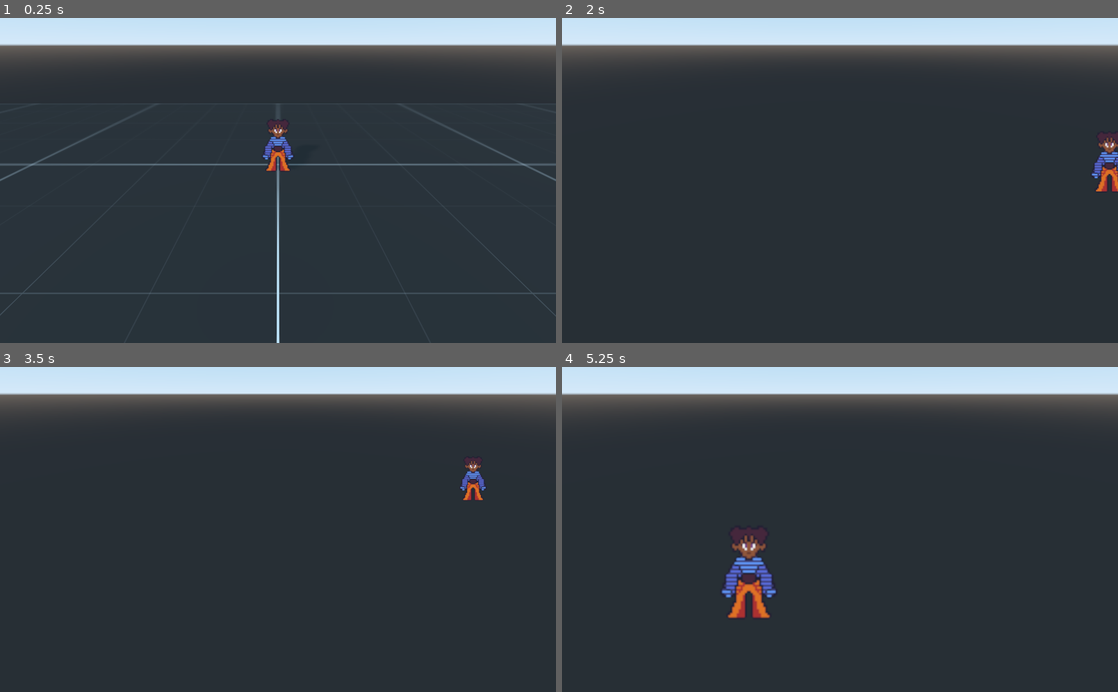
Above: before the commit, frames 1-4 (two rows, left to right).
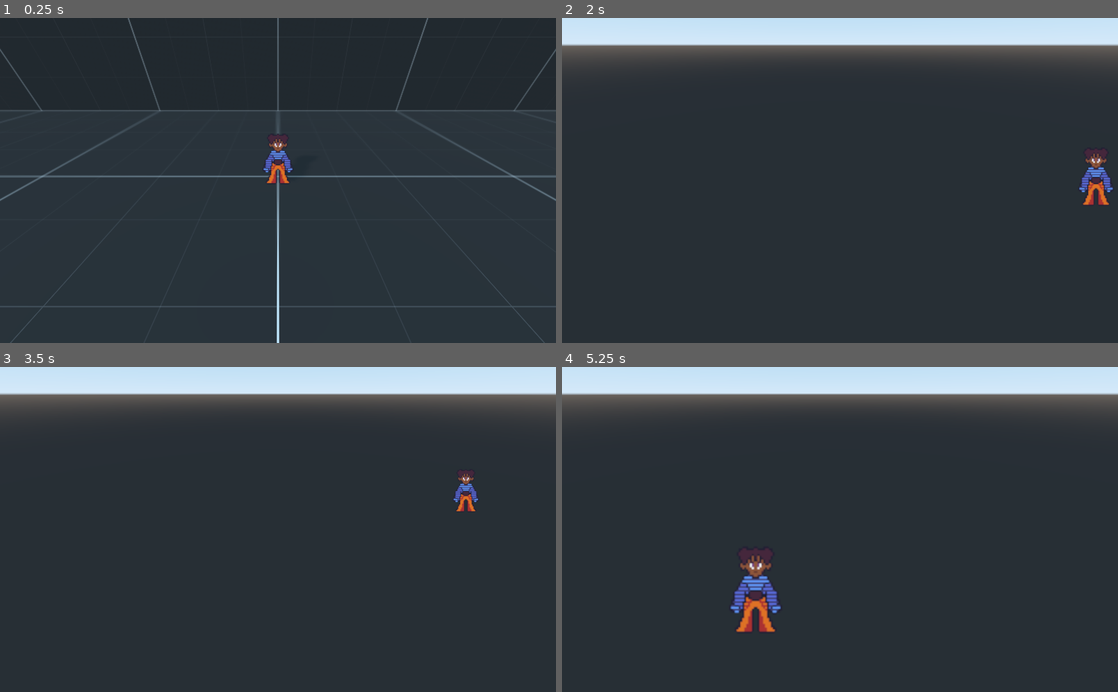
Above: after the commit, the same moments.

Repository: mozes-lol/dec-2022-chrono-arcana
Game: Godot game, scene res://2.5DMapPrototype.tscn
The game is run twice, just before and just after one commit, with the same random seed, the same clock (stepped at 60 frames per second) and the same inputs. This scene is started directly instead of the project's main scene.
Inputs (mouse positions are in pixels of both pictures, inside the frame that each line leads up to):
- Up to frame 1 (0.25 s): no input
- Up to frame 2 (2 s): move the mouse to (962, 164) at 0.52 s; hold D (move_right) 0.53-1.28 s; hold Shift (shift) 0.53-1.28 s; move the mouse to (728, 196) at 1.27 s; hold S (move_down) from 1.28 s (still down); tap Space (space) at 1.35 s
- Up to frame 3 (3.5 s): move the mouse to (333, 458) at 2.02 s; release S (move_down) at 2.03 s; hold D (move_right) 2.03-2.78 s; hold Shift (shift) 2.03-2.78 s; tap Enter at 2.75 s; move the mouse to (250, 594) at 2.77 s; hold W (move_up) from 2.78 s (still down); tap Space (space) at 2.85 s
- Up to frame 4 (5.25 s): move the mouse to (1006, 578) at 3.52 s; release W (move_up) at 3.53 s; hold Shift (shift) 3.53-4.28 s; hold A (move_left) 3.53-5.03 s; tap Space (space) at 4.25, 4.35 s; move the mouse to (673, 480) at 4.27 s; move the mouse to (867, 529) at 5.02 s; hold S (move_down) from 5.03 s (still down); hold Shift (shift) from 5.03 s (still down)

The runs differ from the first frame. In frame 1, 17% of the frame differs, in the area x 0-100%, y 0-100%; in frame 2, 0.9%; in frame 3, 0.5%; in frame 4, 2.0%.
Error in both runs: Invalid set index 'disabled' (on base: 'null instance') with value of type 'bool'. (res://2.5DPlayerTest.gd:221)

Commit message:
Setup Level Borders

Diff:
--- a/2.5DMapPrototype.tscn
+++ b/2.5DMapPrototype.tscn
@@ -10,18 +10,36 @@
 albedo_texture = ExtResource( 3 )
 uv1_scale = Vector3( 5, 1, 1 )
 
+[sub_resource type="BoxShape" id=3]
+
 [node name="Map_Prototype" type="Spatial"]
 
-[node name="MeshInstance" type="MeshInstance" parent="."]
+[node name="Floor" type="MeshInstance" parent="."]
 transform = Transform( 50, 0, 0, 0, 1, 0, 0, 0, 10, 0, 0, 0 )
 mesh = SubResource( 1 )
 material/0 = SubResource( 2 )
+
+[node name="StaticBody" type="StaticBody" parent="."]
+
+[node name="Wall" type="MeshInstance" parent="StaticBody"]
+transform = Transform( 50, 0, 0, 0, -4.37114e-08, 10, 0, -1, -4.37114e-07, 0, 10, 10 )
+mesh = SubResource( 1 )
+material/0 = SubResource( 2 )
+
+[node name="Collision Back" type="CollisionShape" parent="StaticBody"]
+transform = Transform( 248.774, 0, 0, 0, -4.37114e-08, 50, 0, -1, -2.18557e-06, 0, 10, 11.9087 )
+shape = SubResource( 3 )
+
+[node name="Collision Front" type="CollisionShape" parent="StaticBody"]
+transform = Transform( 248.774, 0, 0, 0, -4.37114e-08, 50, 0, -1, -2.18557e-06, 0, 10, -12.2099 )
+shape = SubResource( 3 )
 
 [node name="25DPlayerTest" parent="." instance=ExtResource( 1 )]
 transform = Transform( 1, 0, 0, 0, 1, 0, 0, 0, 1, 0, 1, 0 )
 
 [node name="Camera" type="Camera" parent="."]
-transform = Transform( -1, 5.01437e-08, -7.16125e-08, 0, 0.819152, 0.573577, 8.74228e-08, 0.573577, -0.819152, 0, 3.992, -6.038 )
+transform = Transform( -1, 5.01436e-08, -7.16125e-08, 0, 0.819152, 0.573577, 8.74228e-08, 0.573577, -0.819152, 0, 4.576, -6.038 )
+current = true
 fov = 80.0
 script = ExtResource( 2 )
 cameraManualOffset = Vector3( 0, -2, -1 )
Not shown: 1 places in 2.5DMapPrototype.tscn that only renumber resources
